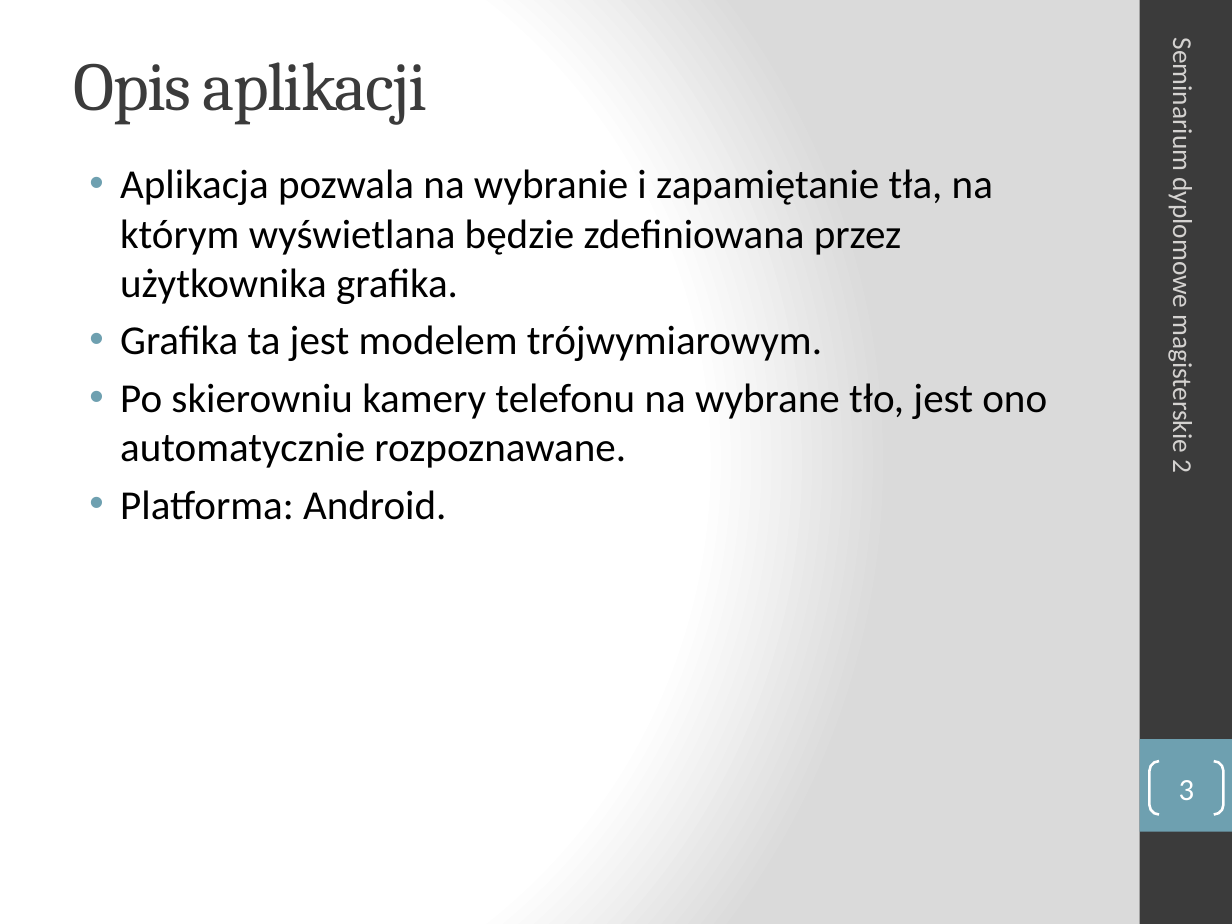
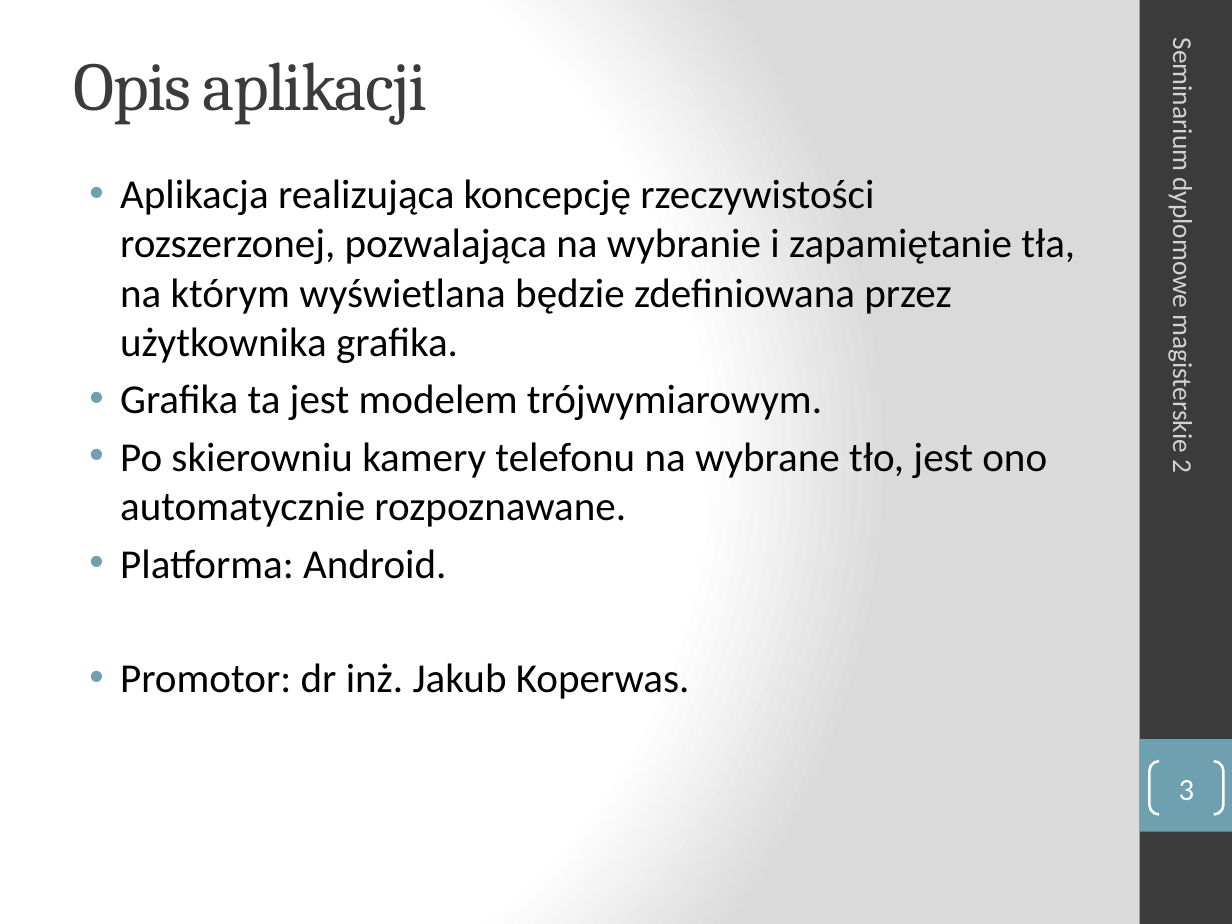
Before and after one commit to manisero/SemesterX, a slide deck: slide 3 of SDM2/manisero/sdm2_Aniserowicz_Michal.pptx. Drawn at 1232x924 pixels with LibreOffice and Linux fonts; fonts in the diff are those of the drawing. Boxes give left, top, right and bottom in pixels: in the first picture for what was removed or moved away, otherwise in the second. Text is boxed around its words. In the diff, an @@ line names an element or a change of style, - is before the commit and + after.

```diff
--- a/SDM2/manisero/sdm2_Aniserowicz_Michal.pptx
+++ b/SDM2/manisero/sdm2_Aniserowicz_Michal.pptx
@@ text "Aplikacja realizująca koncepcję rzeczywistości rozszerzonej, ...": place and size @@
-text "Aplikacja realizująca koncepcję rzeczywistości rozszerzonej, ..." at <box>120,169,1047,520</box>
+text "Aplikacja realizująca koncepcję rzeczywistości rozszerzonej, ..." at <box>120,179,1075,699</box>
@@ text at <box>120,179,1075,363</box>: text changed @@
-• Aplikacja pozwala na wybranie i zapamiętanie tła, na którym wyświetlana będzie zdefiniowana przez użytkownika grafika.
+• Aplikacja realizująca koncepcję rzeczywistości rozszerzonej, pozwalająca na wybranie i zapamiętanie tła, na którym wyświetlana będzie zdefiniowana przez użytkownika grafika.
@@ text at <box>120,663,690,699</box>: paragraph added @@
+• Promotor: dr inż. Jakub Koperwas.
```
Also in this commit, not shown: 20 other slides changed.
